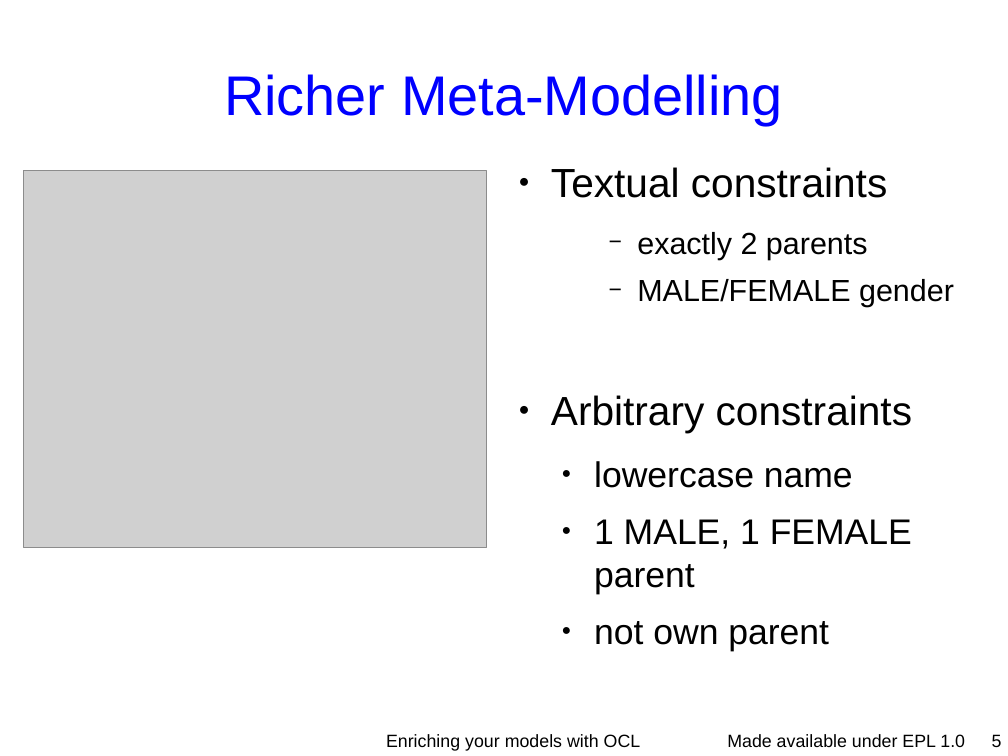
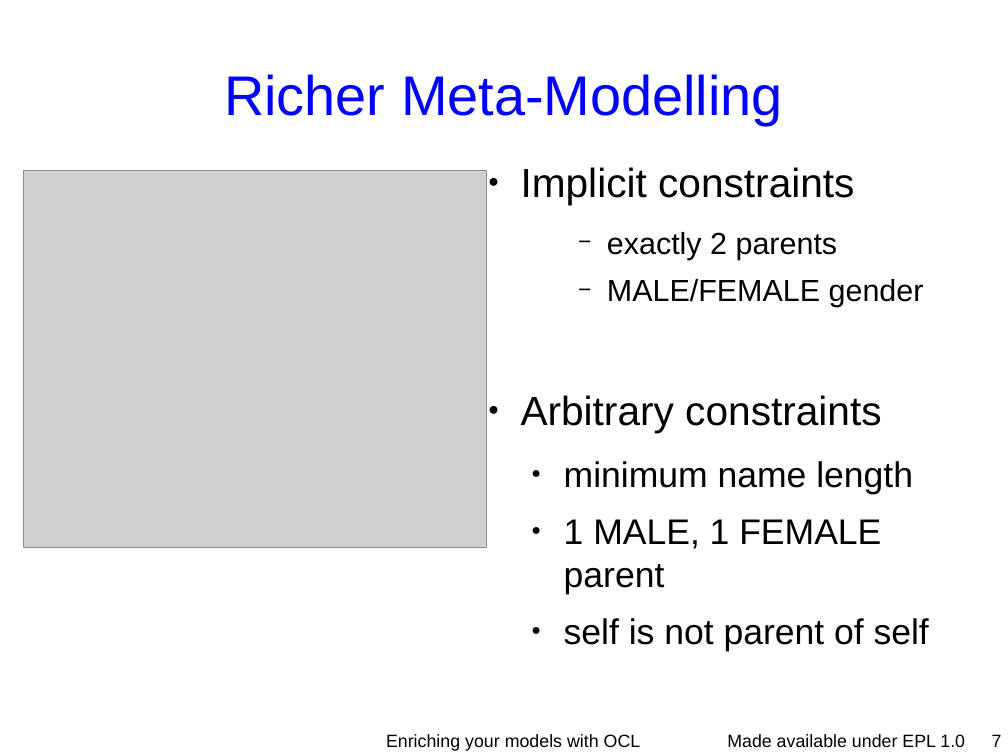
Before and after one commit to eclipse-ocl/ocl-website, a slide deck: slide 7 of ocl/docs/publications/ESE2010LongTalk/EnrichingWithOCL.odp (slide 5 before the commit). Drawn at 1008x756 pixels with LibreOffice and Linux fonts; fonts in the diff are those of the drawing; grey boxes stand for pictures; background and template pictures are left out. Boxes give left, top, right and bottom in pixels: in the first picture for what was removed or moved away, otherwise in the second. Text is boxed around its words. In the diff, an @@ line names an element or a change of style, - is before the commit and + after.

```diff
--- a/ocl/docs/publications/ESE2010LongTalk/EnrichingWithOCL.odp
+++ b/ocl/docs/publications/ESE2010LongTalk/EnrichingWithOCL.odp
@@ text "Implicit constraints": place and size @@
-text "Implicit constraints" at [551,167,954,651]
+text "Implicit constraints" at [521,167,929,651]
@@ text at [521,167,854,205]: text changed @@
-● Textual constraints
+● Implicit constraints
@@ text at [564,461,913,494]: text changed @@
-  ● lowercase name
+  ● minimum name length
@@ text at [564,618,929,651]: text changed @@
-  ● not own parent
+  ● self is not parent of self
@@ page number at [992,734,1002,747]: text changed @@
-5
+7
```
Also in this commit, not shown: 16 other slides changed, 3 slides removed.
